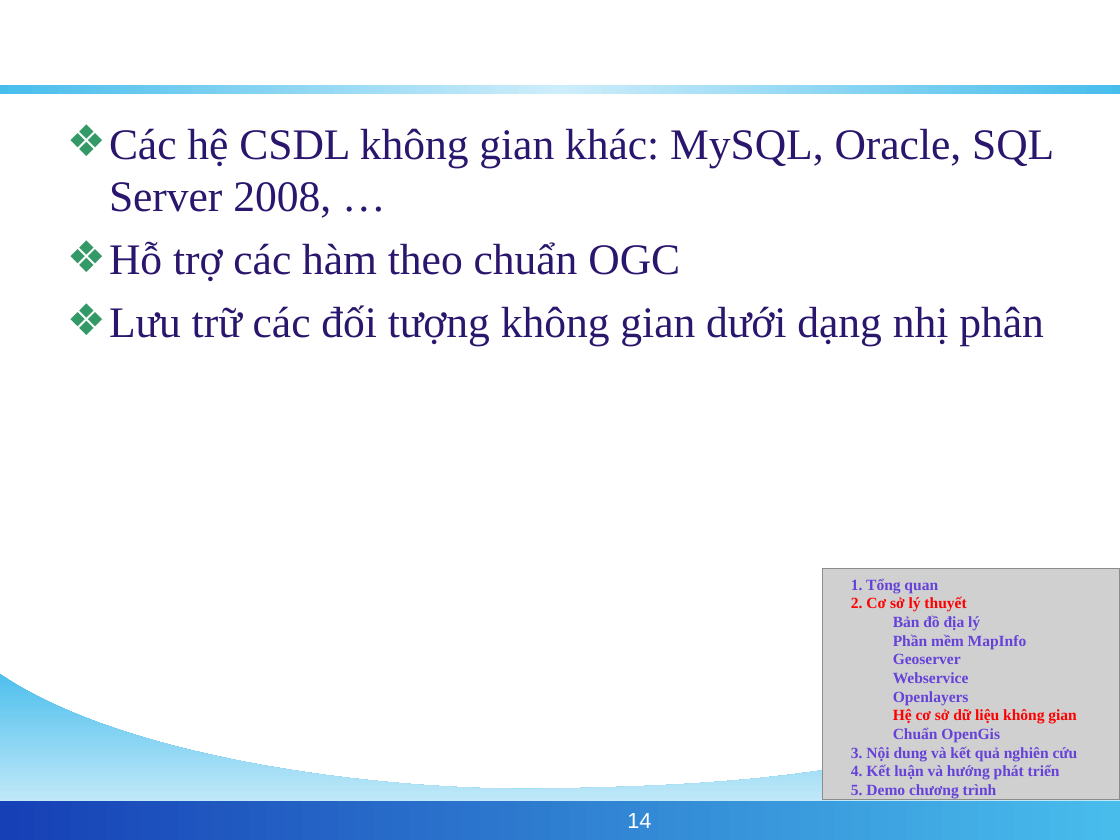
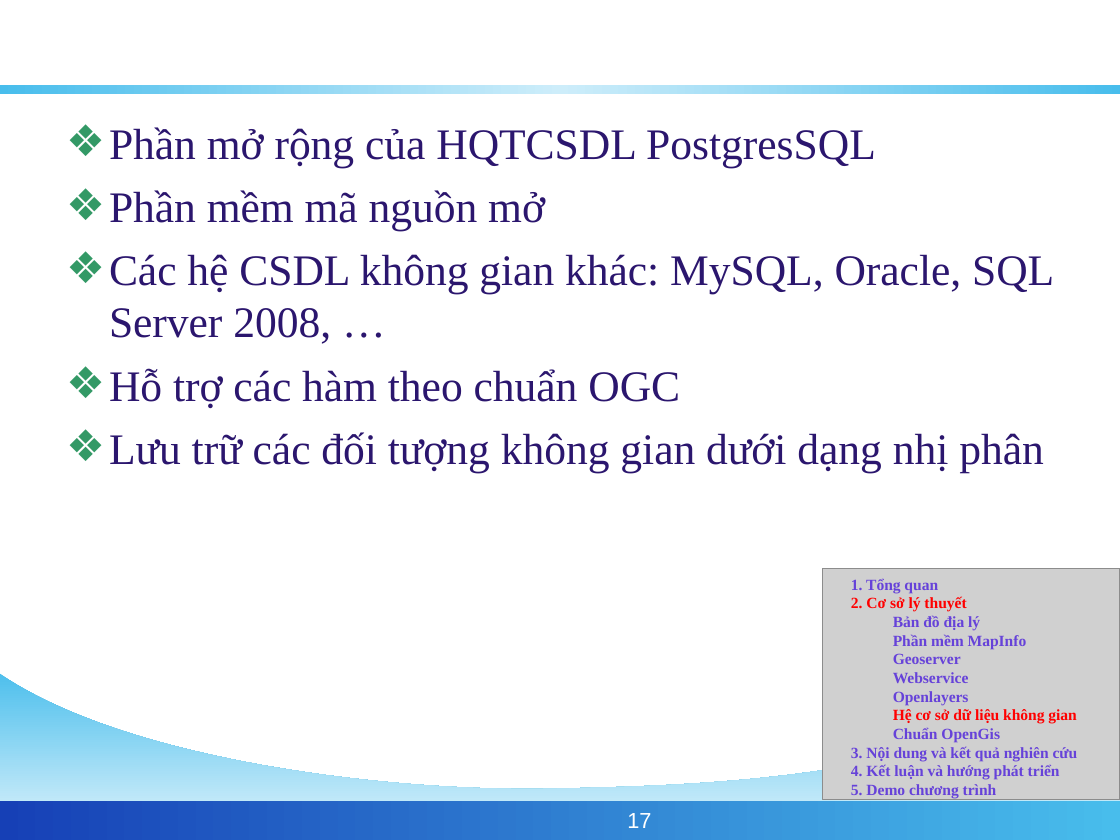
Before and after one commit to phamngsinh/cantho-webgis, a slide deck: slide 17 of Document/Bao Cao/BaoCaoLuanVan.ppt (slide 14 before the commit). Drawn at 1120x840 pixels with LibreOffice and Linux fonts; fonts in the diff are those of the drawing; grey boxes stand for pictures; background and template pictures are left out. Boxes give left, top, right and bottom in pixels: in the first picture for what was removed or moved away, otherwise in the second. Text is boxed around its words. In the diff, an @@ line names an element or a change of style, - is before the commit and + after.

```diff
--- a/Document/Bao Cao/BaoCaoLuanVan.ppt
+++ b/Document/Bao Cao/BaoCaoLuanVan.ppt
@@ text at (x1=109, y1=127, x2=876, y2=231): paragraphs added @@
+❖ Phần mở rộng của HQTCSDL PostgresSQL
+❖ Phần mềm mã nguồn mở
@@ page number at (x1=627, y1=813, x2=651, y2=828): text changed @@
-14
+17
```
Also in this commit, not shown: 3 other slides changed, 3 slides added.
